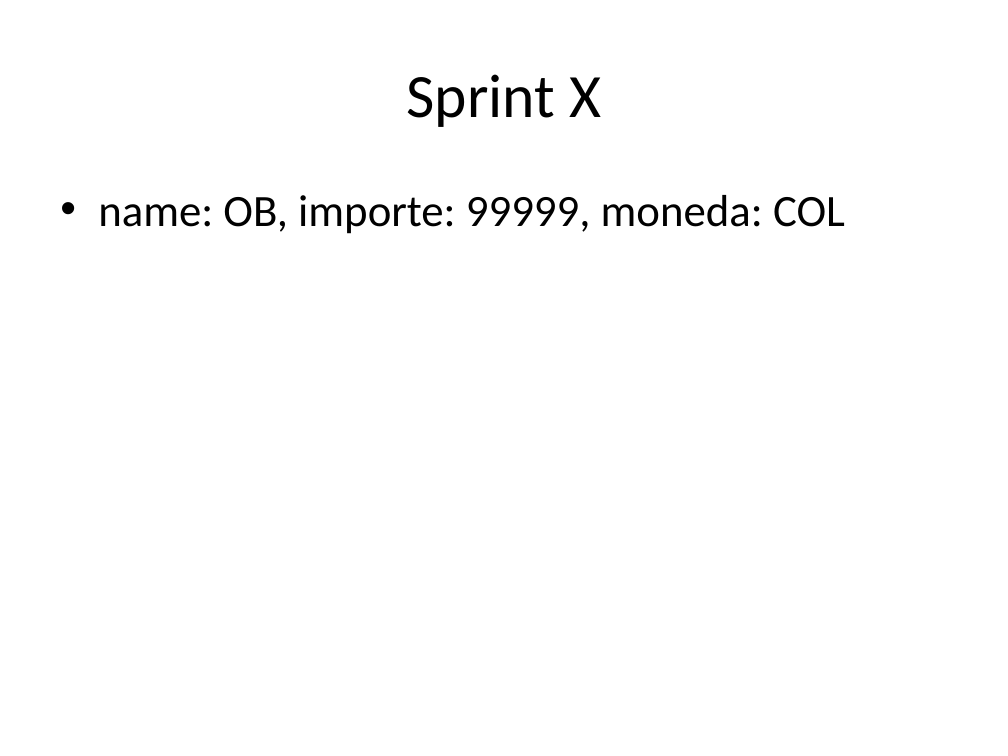
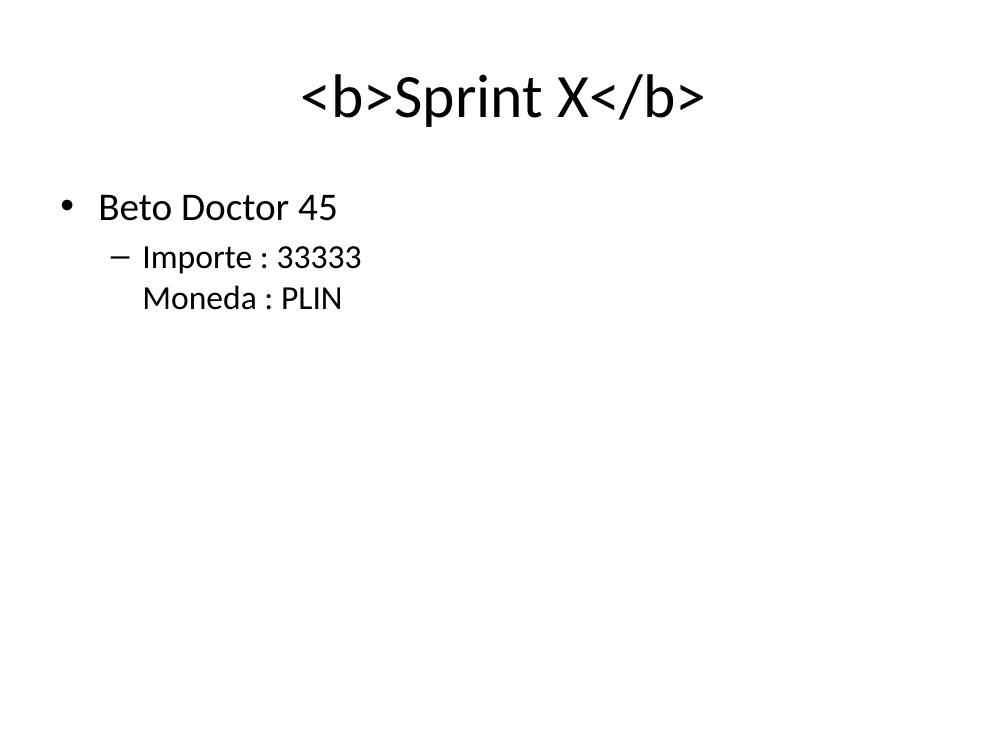
Before and after one commit to gianpieryup/Python, a slide deck: slide 3 of Dev/dataframe_to_ppt/presentacion.pptx. Drawn at 1008x756 pixels with LibreOffice and Linux fonts; fonts in the diff are those of the drawing. Boxes give left, top, right and bottom in pixels: in the first picture for what was removed or moved away, otherwise in the second. Text is boxed around its words. In the diff, an @@ line names an element or a change of style, - is before the commit and + after.

```diff
--- a/Dev/dataframe_to_ppt/presentacion.pptx
+++ b/Dev/dataframe_to_ppt/presentacion.pptx
@@ title at (301, 74, 706, 127): text changed @@
-Sprint X
+<b>Sprint X</b>
@@ text at (98, 194, 362, 310): text changed; size 32 to 24 pt @@
-• name: OB, importe: 99999, moneda: COL
+• Beto Doctor 45
+  – Importe : 33333
+    Moneda : PLIN
```
Also in this commit, not shown: 2 other slides changed, 2 other files.
